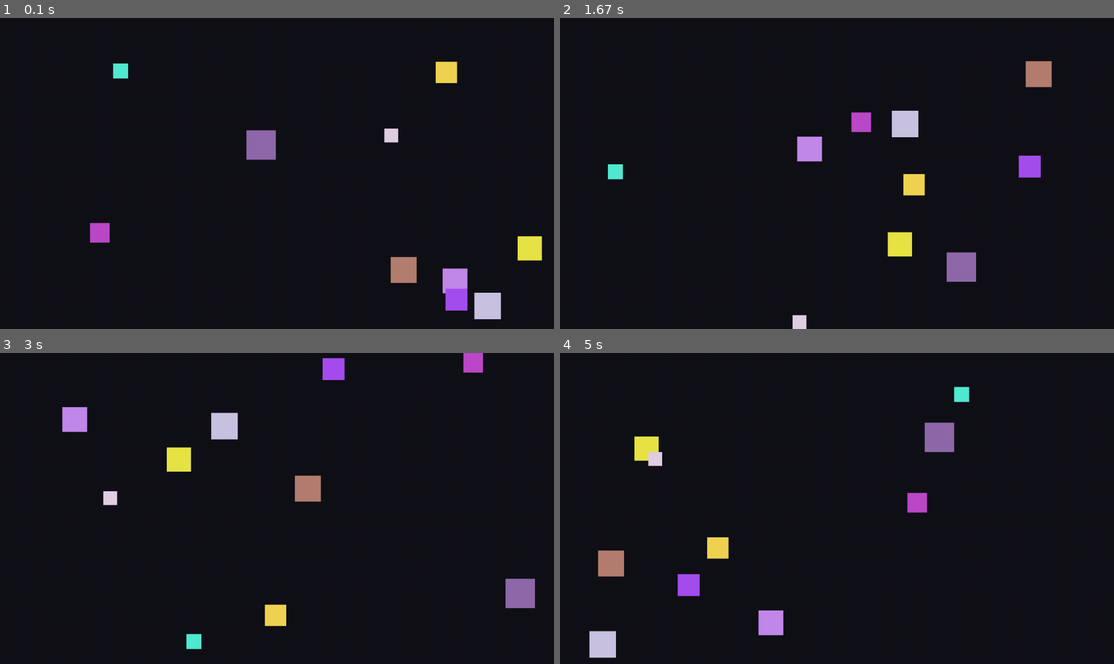
Above: before the commit, frames 1-4 (two rows, left to right).
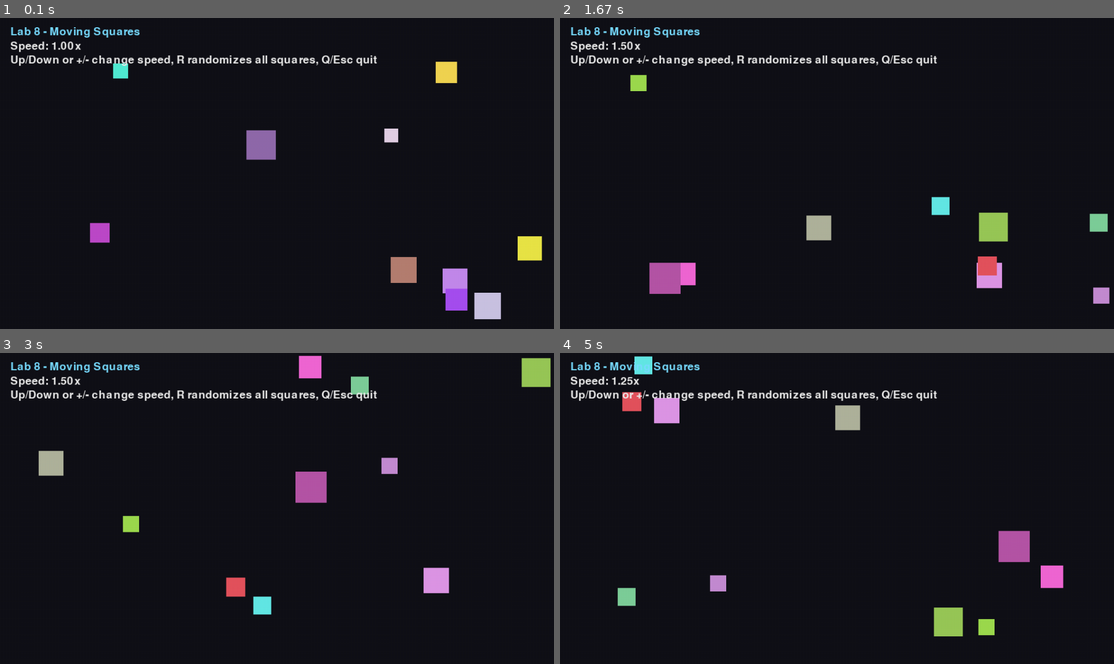
Above: after the commit, the same moments.

Repository: benogeorge/lab8-pygame
Game: pygame game, started from main.py
Two runs of this game, one before a commit and one after it. Both use one fixed random seed, a clock stepped at 60 frames per second and the inputs below.
Inputs:
- Up to frame 1 (0.1 s): no input
- Up to frame 2 (1.67 s): hold - 0.33-0.8 s; hold Up 0.33-0.8 s; hold R 0.83-1.3 s; hold Up 0.83-1.3 s; hold Up from 1.33 s (still down)
- Up to frame 3 (3 s): release Up at 1.8 s; hold Down 1.83-2.13 s; hold Up 2.17-2.53 s; hold Down 2.57-2.93 s; hold Up from 2.97 s (still down)
- Up to frame 4 (5 s): release Up at 3.27 s; hold Down 3.3-3.6 s; hold Up 3.63-4 s; hold Down 4.03-4.4 s; hold Up 4.43-4.73 s; hold Down from 4.77 s (still down)

The runs differ from the first frame. In frame 1, 1.4% of the frame differs, in the area x 1-69%, y 2-16%; in frame 2, 7.4%; in frame 3, 7.2%; in frame 4, 7.5%, in the area x 1-91%, y 0-99%.

Commit message:
lab8-pygame

Diff:
--- a/main.py
+++ b/main.py
@@ -11,6 +11,11 @@
 FPS = 60
 SQUARE_COUNT = 10
 BACKGROUND = (18, 18, 24)
+TEXT_COLOR = (235, 235, 235)
+ACCENT_COLOR = (120, 220, 255)
+MIN_SPEED_SCALE = 0.25
+MAX_SPEED_SCALE = 4.0
+SPEED_STEP = 0.25
 
 
 @dataclass
@@ -22,9 +27,9 @@
     size: int
     color: pygame.Color
 
-    def update(self, width: int, height: int) -> None:
-        self.x += self.vx
-        self.y += self.vy
+    def update(self, width: int, height: int, speed_scale: float) -> None:
+        self.x += self.vx * speed_scale
+        self.y += self.vy * speed_scale
 
         if self.x <= 0:
             self.x = 0
@@ -66,12 +71,30 @@
     return [create_square(width, height) for _ in range(count)]
 
 
+def draw_overlay(surface: pygame.Surface, font: pygame.font.Font, speed_scale: float) -> None:
+    lines = [
+        "Lab 8 - Moving Squares",
+        f"Speed: {speed_scale:.2f}x",
+        "Up/Down or +/- change speed, R randomizes all squares, Q/Esc quit",
+    ]
+
+    x = 18
+    y = 14
+    for index, line in enumerate(lines):
+        color = ACCENT_COLOR if index == 0 else TEXT_COLOR
+        text = font.render(line, True, color)
+        surface.blit(text, (x, y))
+        y += text.get_height() + 4
+
+
 def main() -> None:
     pygame.init()
     screen = pygame.display.set_mode((WIDTH, HEIGHT))
     pygame.display.set_caption("Lab 8 - Moving Squares")
     clock = pygame.time.Clock()
+    font = pygame.font.Font(None, 28)
     squares = create_squares(SQUARE_COUNT, WIDTH, HEIGHT)
+    speed_scale = 1.0
     running = True
 
     while running:
@@ -80,13 +103,21 @@
                 running = False
             elif event.type == pygame.KEYDOWN and event.key in (pygame.K_ESCAPE, pygame.K_q):
                 running = False
+            elif event.type == pygame.KEYDOWN and event.key in (pygame.K_UP, pygame.K_EQUALS, pygame.K_PLUS):
+                speed_scale = min(MAX_SPEED_SCALE, speed_scale + SPEED_STEP)
+            elif event.type == pygame.KEYDOWN and event.key in (pygame.K_DOWN, pygame.K_MINUS, pygame.K_KP_MINUS):
+                speed_scale = max(MIN_SPEED_SCALE, speed_scale - SPEED_STEP)
+            elif event.type == pygame.KEYDOWN and event.key == pygame.K_r:
+                squares = create_squares(SQUARE_COUNT, WIDTH, HEIGHT)
+                speed_scale = 1.0
 
         for square in squares:
-            square.update(WIDTH, HEIGHT)
+            square.update(WIDTH, HEIGHT, speed_scale)
 
         screen.fill(BACKGROUND)
         for square in squares:
             square.draw(screen)
+        draw_overlay(screen, font, speed_scale)
 
         pygame.display.flip()
         clock.tick(FPS)
Not shown, changed: README.md
Not shown, changed: JOURNAL.md
